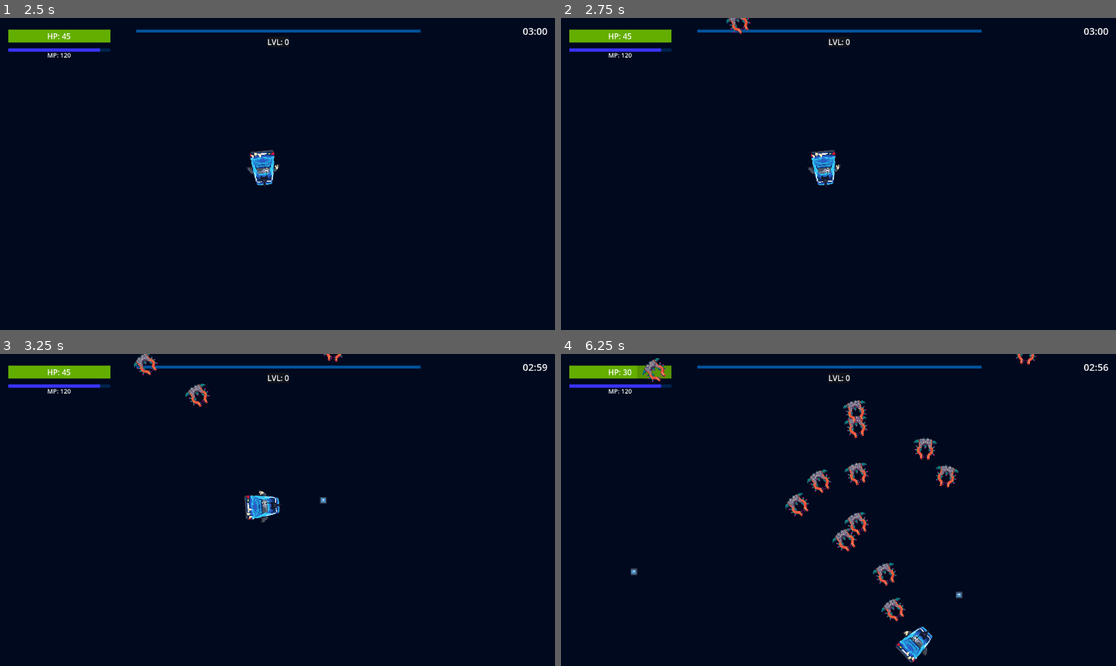
Above: before the commit, frames 1-4 (two rows, left to right).
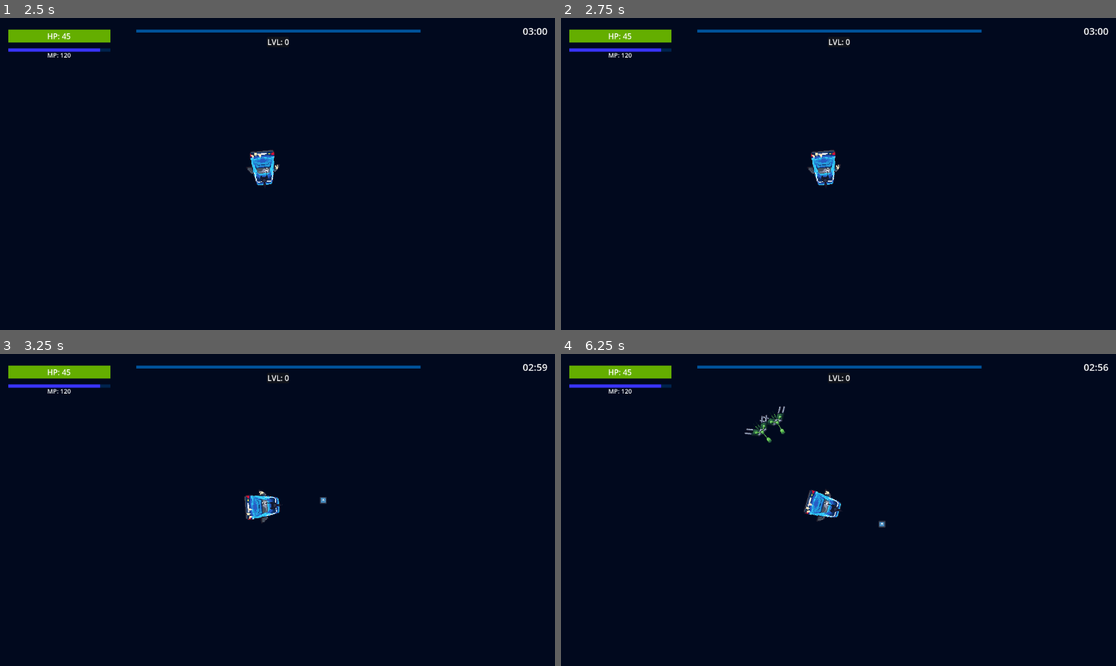
Above: after the commit, the same moments.

Repository: bkerz/VoidShips
Game: Godot game, scene res://Scenes/GUI_UI/MainUI/mainMenu.tscn
Two runs of this game, one before a commit and one after it. Both use one fixed random seed, a clock stepped at 60 frames per second and the inputs below. The engine's default icon, where the game draws it, is replaced by a stand-in: a white triangle on a blue panel in a dark square.
Inputs (mouse positions are in pixels of both pictures, inside the frame that each line leads up to):
- Up to frame 1 (2.5 s): click "Jugar" at 0.5 s; click "Max (Melee)" at 1.25 s; click "Ir al Mundo" at 2 s
- Up to frame 2 (2.75 s): no input
- Up to frame 3 (3.25 s): tap Enter at 2.75 s; move the mouse to (399, 494) at 2.77 s; tap A (A) at 2.85 s; click (399, 494) at 2.92 s; tap D (D) at 3.05 s
- Up to frame 4 (6.25 s): move the mouse to (727, 525) at 3.52 s; tap D (D) at 3.6, 6.05 s; click (727, 525) at 3.67 s; tap S (S) at 3.8, 4.35 s; move the mouse to (894, 441) at 4.27 s; click (894, 441) at 4.42 s; tap W (W) at 4.55, 5.1 s; move the mouse to (810, 572) at 5.02 s; click (810, 572) at 5.17 s; tap A (A) at 5.3, 5.85 s; move the mouse to (1005, 556) at 5.77 s; click (1005, 556) at 5.92 s

Frame 1 is identical in both runs. In frame 2, 0.1% of the frame differs, in the area x 29-35%, y 0-6%; in frame 3, 0.4%; in frame 4, 3.3%, in the area x 11-86%, y 0-99%.

Commit message:
enemigoCannon añadido
este puede alejarse o acercarse al jugador

Diff:
--- /dev/null
+++ b/Scenes/Enemies/CannonEnemy/cannonEnemy.tscn
@@ -0,0 +1,104 @@
+[gd_scene load_steps=11 format=3 uid="uid://dn7q7id3q2b70"]
+
+[ext_resource type="Script" path="res://Scenes/Enemies/CannonEnemy/cannonEnemyScript.gd" id="1_k8eiu"]
+[ext_resource type="Texture2D" uid="uid://lie6h42lem5f" path="res://Scenes/Enemies/CannonEnemy/mega_cannon.png" id="2_tuyig"]
+[ext_resource type="Script" path="res://Scenes/Enemies/CannonEnemy/hitAreaScript.gd" id="3_62d8i"]
+[ext_resource type="Script" path="res://Scenes/Enemies/CannonEnemy/detectLimitAreaPlayerScript.gd" id="4_3n5lk"]
+
+[sub_resource type="Animation" id="Animation_owflp"]
+length = 0.001
+tracks/0/type = "value"
+tracks/0/imported = false
+tracks/0/enabled = true
+tracks/0/path = NodePath("Sprite2D:modulate")
+tracks/0/interp = 1
+tracks/0/loop_wrap = true
+tracks/0/keys = {
+"times": PackedFloat32Array(0),
+"transitions": PackedFloat32Array(1),
+"update": 0,
+"values": [Color(1, 1, 1, 1)]
+}
+
+[sub_resource type="Animation" id="Animation_35l3l"]
+resource_name = "takeDamage"
+length = 0.3
+tracks/0/type = "value"
+tracks/0/imported = false
+tracks/0/enabled = true
+tracks/0/path = NodePath("Sprite2D:modulate")
+tracks/0/interp = 1
+tracks/0/loop_wrap = true
+tracks/0/keys = {
+"times": PackedFloat32Array(0, 0.1, 0.2, 0.3),
+"transitions": PackedFloat32Array(1, 1, 1, 1),
+"update": 0,
+"values": [Color(0.721569, 0, 0.0705882, 1), Color(1, 1, 1, 1), Color(0.737255, 0, 0.054902, 1), Color(1, 1, 1, 1)]
+}
+
+[sub_resource type="AnimationLibrary" id="AnimationLibrary_ytj6p"]
+_data = {
+"RESET": SubResource("Animation_owflp"),
+"takeDamage": SubResource("Animation_35l3l")
+}
+
+[sub_resource type="CircleShape2D" id="CircleShape2D_eg5ev"]
+radius = 8.0
+
+[sub_resource type="CircleShape2D" id="CircleShape2D_uar03"]
+radius = 7.64853
+
+[sub_resource type="CircleShape2D" id="CircleShape2D_t6ni8"]
+radius = 11.4115
+
+[node name="CharacterBody2D" type="CharacterBody2D" groups=["cannonEnemyGroup"]]
+scale = Vector2(2.5, 2.5)
+collision_layer = 2
+collision_mask = 0
+script = ExtResource("1_k8eiu")
+
+[node name="Sprite2D" type="Sprite2D" parent="."]
+texture_filter = 1
+rotation = -1.5708
+scale = Vector2(0.4, 0.4)
+texture = ExtResource("2_tuyig")
+
+[node name="animationEnemy" type="AnimationPlayer" parent="."]
+libraries = {
+"": SubResource("AnimationLibrary_ytj6p")
+}
+
+[node name="Marker2D" type="Marker2D" parent="."]
+position = Vector2(-14.3333, 0)
+
+[node name="CollisionShape2D" type="CollisionShape2D" parent="."]
+shape = SubResource("CircleShape2D_eg5ev")
+
+[node name="hitArea" type="Area2D" parent="."]
+collision_layer = 4
+collision_mask = 0
+script = ExtResource("3_62d8i")
+
+[node name="CollisionShape2D" type="CollisionShape2D" parent="hitArea"]
+shape = SubResource("CircleShape2D_uar03")
+debug_color = Color(0.815686, 0.403922, 0, 0.419608)
+
+[node name="slowMovement" type="Timer" parent="."]
+wait_time = 0.4
+one_shot = true
+
+[node name="detectLimitAreaPlayer" type="Area2D" parent="."]
+collision_layer = 64
+collision_mask = 0
+script = ExtResource("4_3n5lk")
+
+[node name="CollisionShape2D" type="CollisionShape2D" parent="detectLimitAreaPlayer"]
+shape = SubResource("CircleShape2D_t6ni8")
+debug_color = Color(0.329412, 0.490196, 1, 0.419608)
+
+[node name="tomarDistancia" type="Timer" parent="."]
+wait_time = 0.5
+one_shot = true
+
+[connection signal="timeout" from="slowMovement" to="." method="_on_slow_movement_timeout"]
+[connection signal="timeout" from="tomarDistancia" to="." method="_on_tomar_distancia_timeout"]
--- /dev/null
+++ b/Scenes/Enemies/CannonEnemy/cannonEnemyScript.gd
@@ -0,0 +1,111 @@
+extends CharacterBody2D
+
+var showDamagePath= preload("res://Scenes/GUI_UI/UtilitiesUI/show_damage_taken.tscn")
+
+#Variables Bo0leans
+var distanciaMinima= false
+var distanciaCritica= false
+var distanciaAsegurada= true
+var tomandoDistancia= false
+
+#Variables
+var playerPosition= Vector2(0,0)
+var nivel
+var vida= 15
+var ataqueMaximo= 5
+var ataqueMinimo= 10
+var ataqueFinal
+var velocidadFinal
+var velocidadMaxima= 270
+var velocidadMinima= 200
+var velocidadRotacion= 6.0
+var basicUtilitiesInstance= basicUtilities.new()
+
+
+func _ready():
+	definirDatosRandomizados()
+
+func _process(delta):
+	#var angle= (playerPosition - self.global_position).angle()
+
+	if distanciaMinima == false and distanciaCritica == false and distanciaAsegurada == true and tomandoDistancia == false:
+		moverseAlPlayer(delta)
+	if distanciaMinima == true and distanciaCritica == true and distanciaAsegurada == false:
+		alejarseAlPlayer(delta)
+
+
+func moverseAlPlayer(delta):
+	playerPosition= GLOBALMANAGER.posicionGlobalPersonaje - position
+	targetPlayerGraphic(delta)
+	velocity = playerPosition.normalized() * velocidadFinal
+	move_and_slide()
+
+func alejarseAlPlayer(delta):
+	playerPosition= GLOBALMANAGER.posicionGlobalPersonaje - position
+	targetPlayerGraphic(delta)
+	playerPosition= position - GLOBALMANAGER.posicionGlobalPersonaje
+	velocity = playerPosition.normalized() * velocidadFinal
+	move_and_slide()
+
+func quedarseQuieto(delta):
+	pass
+
+
+func randomizarRangoAtaque():
+	ataqueFinal= basicUtilitiesInstance.randomizeRangeNumber(ataqueMinimo,ataqueMaximo)
+
+func definirDatosRandomizados():
+	velocidadFinal= basicUtilitiesInstance.randomizeRangeNumber(velocidadMinima,velocidadMaxima)
+	#randomizeRangeNumber.randomize()
+	#velocidadFinal= randomizeRangeNumber.randi_range(velocidadMinima,velocidadMaxima)
+
+
+#ENTRA en la zona
+func dentroDistanciaCritica():
+	distanciaAsegurada= false
+	distanciaCritica= true
+func detenerMovimiento():
+	distanciaMinima= true
+
+#SALE de la zona
+func fueraDistanciaCritica():
+	distanciaAsegurada= true
+	distanciaCritica= false
+func reanudarMovimiento():
+	distanciaMinima= false
+
+
+
+#TOMANDO distancia
+func _on_tomar_distancia_timeout():
+	distanciaAsegurada= true
+
+
+func epicDeath():
+	queue_free()
+
+
+
+func showDamage(damage,critic):
+	var showDamageInstance= showDamagePath.instantiate()
+	showDamageInstance.showDamage(damage,critic)
+	showDamageInstance.pos = $Marker2D.global_position
+	get_parent().add_child(showDamageInstance)
+
+
+
+func targetPlayerGraphic(delta):
+	var anguloA= $".".transform.x.angle_to(playerPosition)
+	$".".rotate(sign(anguloA) * min(delta * velocidadRotacion, abs(anguloA)))
+
+
+
+
+func _on_atk_area_area_entered(area):
+	randomizarRangoAtaque()
+	area.takeDamage(ataqueFinal,$".".position)
+
+
+
+func _on_slow_movement_timeout():
+	velocidadFinal = velocidadFinal + 75
--- /dev/null
+++ b/Scenes/Enemies/CannonEnemy/detectLimitAreaPlayerScript.gd
@@ -0,0 +1,13 @@
+extends Area2D
+
+#entro en rango
+func detenerMovimiento():
+	$"..".detenerMovimiento()
+#salgo de rango
+func reanudarMovimiento():
+	$"..".reanudarMovimiento()
+
+func dentroDistanciaCritica():
+	$"..".dentroDistanciaCritica()
+func fueraDistanciaCritica():
+	$"..".fueraDistanciaCritica()
--- /dev/null
+++ b/Scenes/Enemies/CannonEnemy/hitAreaScript.gd
@@ -0,0 +1,13 @@
+extends Area2D
+
+func takeDamageBullet(damage,critic):
+	var aux= $"..".vida
+	if aux <= damage:
+		$"..".epicDeath()
+		$"..".showDamage(damage,critic)
+	else:
+		$"..".vida = aux - damage
+		$"..".showDamage(damage,critic)
+		$"..".velocidadFinal = $"..".velocidadFinal - 45
+		$"../animationEnemy".play("takeDamage")
+		$"../slowMovement".start()
--- a/Scenes/Enemies/Eye/Ojovolador.tscn
+++ /dev/null
@@ -1,61 +0,0 @@
-[gd_scene load_steps=6 format=3 uid="uid://dn7q7id3q2b70"]
-
-[ext_resource type="Texture2D" uid="uid://bguwppf42w2dg" path="res://Scenes/Enemies/Eye/OjoVolador.png" id="1_nsxj2"]
-
-[sub_resource type="Animation" id="Animation_4npps"]
-length = 0.001
-tracks/0/type = "value"
-tracks/0/imported = false
-tracks/0/enabled = true
-tracks/0/path = NodePath("Sprite2D:frame")
-tracks/0/interp = 1
-tracks/0/loop_wrap = true
-tracks/0/keys = {
-"times": PackedFloat32Array(0),
-"transitions": PackedFloat32Array(1),
-"update": 1,
-"values": [0]
-}
-
-[sub_resource type="Animation" id="Animation_cbopf"]
-resource_name = "Walk"
-loop_mode = 1
-tracks/0/type = "value"
-tracks/0/imported = false
-tracks/0/enabled = true
-tracks/0/path = NodePath("Sprite2D:frame")
-tracks/0/interp = 1
-tracks/0/loop_wrap = true
-tracks/0/keys = {
-"times": PackedFloat32Array(0, 0.1, 0.2, 0.3, 0.4),
-"transitions": PackedFloat32Array(1, 1, 1, 1, 1),
-"update": 1,
-"values": [0, 1, 2, 3, 4]
-}
-
-[sub_resource type="AnimationLibrary" id="AnimationLibrary_ncbu4"]
-_data = {
-"RESET": SubResource("Animation_4npps"),
-"Walk": SubResource("Animation_cbopf")
-}
-
-[sub_resource type="CircleShape2D" id="CircleShape2D_eg5ev"]
-radius = 8.0
-
-[node name="CharacterBody2D" type="CharacterBody2D"]
-collision_layer = 2
-collision_mask = 0
-
-[node name="Sprite2D" type="Sprite2D" parent="."]
-texture_filter = 1
-texture = ExtResource("1_nsxj2")
-hframes = 5
-
-[node name="AnimationPlayer" type="AnimationPlayer" parent="."]
-libraries = {
-"": SubResource("AnimationLibrary_ncbu4")
-}
-
-[node name="CollisionShape2D" type="CollisionShape2D" parent="."]
-position = Vector2(2, 0)
-shape = SubResource("CircleShape2D_eg5ev")
--- a/Scenes/EnemySpawner/enemy_spawner.tscn
+++ b/Scenes/EnemySpawner/enemy_spawner.tscn
@@ -6,7 +6,7 @@
 script = ExtResource("1_ux1rj")
 
 [node name="Timer" type="Timer" parent="."]
-wait_time = 0.3
+wait_time = 1.5
 autostart = true
 
 [connection signal="timeout" from="Timer" to="." method="_on_timer_timeout"]
--- a/Scenes/Players/Max´s/MaxPlayerScript.gd
+++ b/Scenes/Players/Max´s/MaxPlayerScript.gd
@@ -120,3 +120,16 @@
 func deadPlayer():
 	get_tree().call_group("deathMenuUi","aparecer")
 	queue_free()
+
+
+
+func _on_stop_enemy_movement_area_entered(area):
+	area.detenerMovimiento()
+func _on_stop_enemy_movement_area_exited(area):
+	area.reanudarMovimiento()
+
+
+func _on_war_of_enemy_area_entered(area):
+	area.dentroDistanciaCritica()
+func _on_war_of_enemy_area_exited(area):
+	area.fueraDistanciaCritica()
--- a/Scenes/Players/Max´s/max_player.tscn
+++ b/Scenes/Players/Max´s/max_player.tscn
@@ -51,6 +51,12 @@
 [sub_resource type="RectangleShape2D" id="RectangleShape2D_ldnl0"]
 size = Vector2(66, 42)
 
+[sub_resource type="CircleShape2D" id="CircleShape2D_1jwx6"]
+radius = 178.07
+
+[sub_resource type="CircleShape2D" id="CircleShape2D_eklv1"]
+radius = 163.233
+
 [node name="MaxPlayer" type="CharacterBody2D" groups=["playerGroup"]]
 collision_mask = 8
 script = ExtResource("1_s5sgb")
@@ -90,6 +96,13 @@
 shape = SubResource("RectangleShape2D_ldnl0")
 debug_color = Color(0.968627, 0.184314, 0, 0.419608)
 
+[node name="stopEnemyMovement" type="Area2D" parent="."]
+collision_layer = 0
+collision_mask = 64
+
+[node name="CollisionShape2D" type="CollisionShape2D" parent="stopEnemyMovement"]
+shape = SubResource("CircleShape2D_1jwx6")
+
 [node name="invincivilityTimer" type="Timer" parent="."]
 wait_time = 0.5
 
@@ -101,6 +114,17 @@
 wait_time = 0.3
 one_shot = true
 
+[node name="warOfEnemy" type="Area2D" parent="."]
+collision_layer = 0
+collision_mask = 64
+
+[node name="CollisionShape2D" type="CollisionShape2D" parent="warOfEnemy"]
+shape = SubResource("CircleShape2D_eklv1")
+
+[connection signal="area_entered" from="stopEnemyMovement" to="." method="_on_stop_enemy_movement_area_entered"]
+[connection signal="area_exited" from="stopEnemyMovement" to="." method="_on_stop_enemy_movement_area_exited"]
 [connection signal="timeout" from="invincivilityTimer" to="." method="_on_invincivility_timer_timeout"]
 [connection signal="timeout" from="knockBackDuration" to="." method="_on_knock_back_duration_timeout"]
 [connection signal="timeout" from="coolDownLeftClick" to="." method="_on_cool_down_left_click_timeout"]
+[connection signal="area_entered" from="warOfEnemy" to="." method="_on_war_of_enemy_area_entered"]
+[connection signal="area_exited" from="warOfEnemy" to="." method="_on_war_of_enemy_area_exited"]
--- a/Scenes/World/FirstWorld/first_world.tscn
+++ b/Scenes/World/FirstWorld/first_world.tscn
@@ -3,7 +3,7 @@
 [ext_resource type="Script" path="res://Scenes/World/FirstWorld/Scripts/first_worldScript.gd" id="1_qp6ut"]
 [ext_resource type="Script" path="res://Scenes/World/FirstWorld/Scripts/MenuGUIScript.gd" id="3_ct034"]
 [ext_resource type="PackedScene" uid="uid://br1h424kd45pe" path="res://Scenes/Players/PlayerSpawner/player_espawner.tscn" id="3_oty85"]
-[ext_resource type="PackedScene" uid="uid://cturklof8iwho" path="res://Scenes/Enemies/MineEnemy/enemyShipMine.tscn" id="4_18rdi"]
+[ext_resource type="PackedScene" uid="uid://dn7q7id3q2b70" path="res://Scenes/Enemies/CannonEnemy/cannonEnemy.tscn" id="5_j8t28"]
 [ext_resource type="PackedScene" uid="uid://cfj2cpyebf7ag" path="res://Scenes/EnemySpawner/enemy_spawner.tscn" id="6_7vjqr"]
 [ext_resource type="PackedScene" uid="uid://35elmfbphbhu" path="res://Scenes/GUI_UI/EndGameTimer/end_game_timer.tscn" id="7_3pbfn"]
 [ext_resource type="Script" path="res://Scenes/World/FirstWorld/onDeathMenuScript.gd" id="7_g7cmy"]
@@ -48,7 +48,7 @@
 position = Vector2(548, 315)
 
 [node name="EnemySpawner" parent="." instance=ExtResource("6_7vjqr")]
-enemy_list = Array[PackedScene]([ExtResource("4_18rdi")])
+enemy_list = Array[PackedScene]([ExtResource("5_j8t28")])
 
 [node name="MenuGUI" type="Control" parent="."]
 visible = false
--- a/project.godot
+++ b/project.godot
@@ -93,5 +93,6 @@
 2d_physics/layer_3="EnemyReciveHit"
 2d_physics/layer_4="walls"
 2d_physics/layer_5="playerReciveHit"
+2d_physics/layer_7="cannonDistanceArea"
 2d_physics/layer_9="bulletWall"
 2d_physics/layer_12="BulletsHit"
Binary file added: Scenes/Enemies/CannonEnemy/mega_cannon.png
Not shown, changed: Scenes/Enemies/CannonEnemy/mega_cannon.png.import
Binary file removed: Scenes/Enemies/Eye/OjoVolador.png
Not shown: 1 places in Scenes/Players/Max´s/max_player.tscn that only renumber resources
